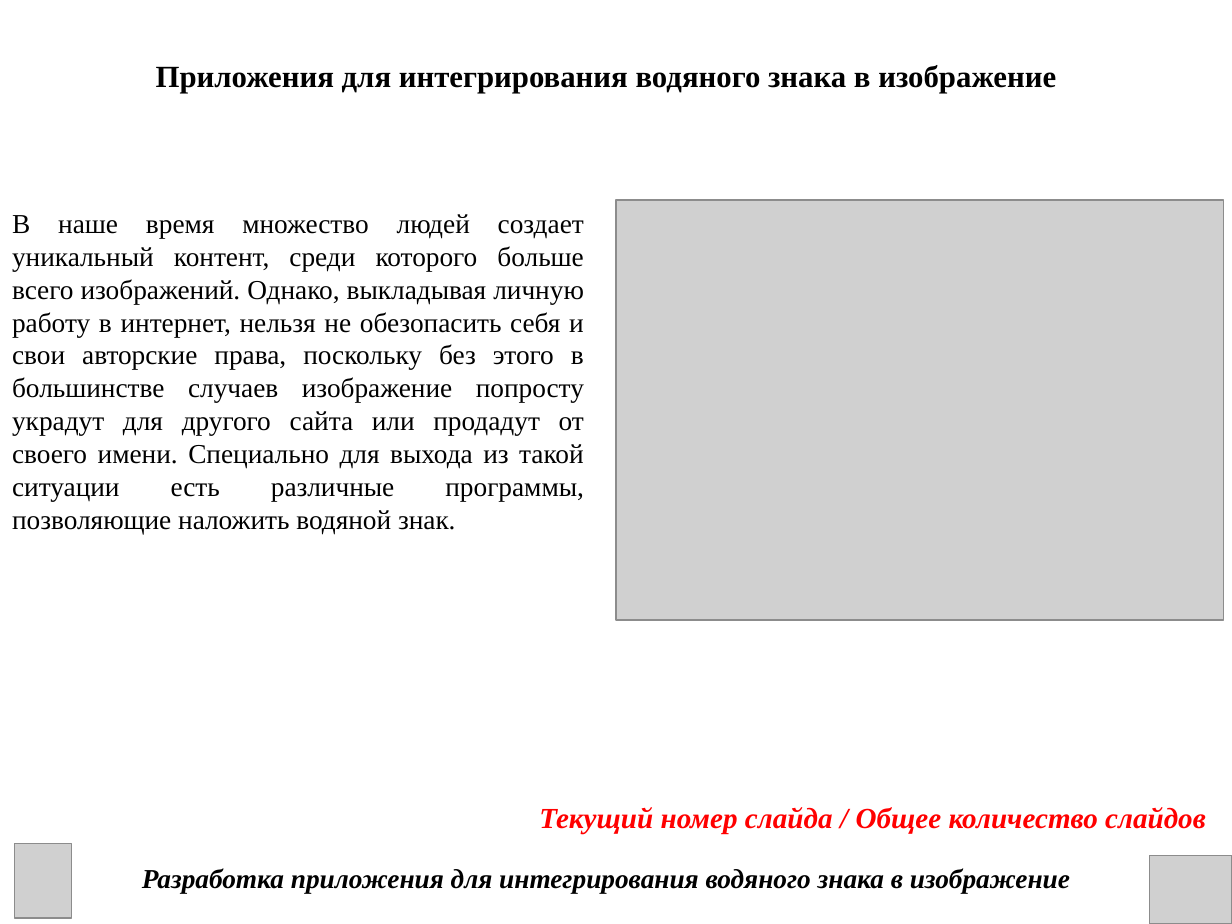
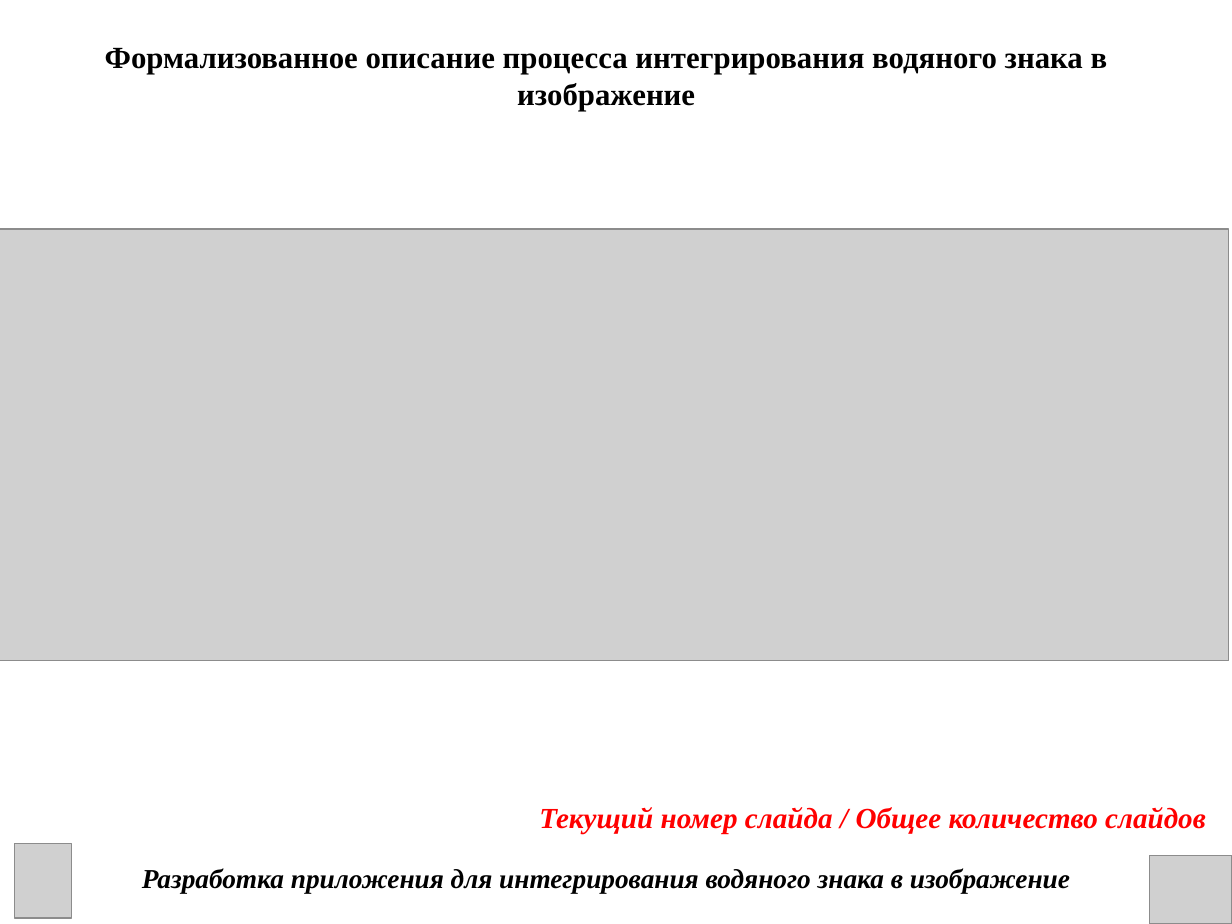
Before and after one commit to DanChoys1/DanChoys, a slide deck: slide 11 of КП презентация.ppt (slide 10 before the commit). Drawn at 1232x924 pixels with LibreOffice and Linux fonts; fonts in the diff are those of the drawing; grey boxes stand for pictures. Boxes give left, top, right and bottom in pixels: in the first picture for what was removed or moved away, otherwise in the second. Text is boxed around its words. In the diff, an @@ line names an element or a change of style, - is before the commit and + after.

```diff
--- a/КП презентация.ppt
+++ b/КП презентация.ppt
@@ text at bbox=[105, 47, 1108, 111]: text changed @@
-Приложения для интегрирования водяного знака в изображение
+Формализованное описание процесса интегрирования водяного знака в изображение
@@ picture: place and size @@
-picture at bbox=[616, 200, 1223, 620]
+picture at bbox=[0, 229, 1230, 662]
@@ text removed at bbox=[12, 214, 584, 534] @@
-В наше время множество людей создает уникальный контент, среди которого больше всего изображений. Однако, выкладывая личную работу в интернет, нельзя не обезопасить себя и свои авторские права, поскольку без этого в большинстве случаев изображение попросту украдут для другого сайта или продадут от своего имени. Специально для выхода из такой ситуации есть различные программы, позволяющие наложить водяной знак.
```
Also in this commit, not shown: 7 other slides changed, 12 slides added, 2 other files.
